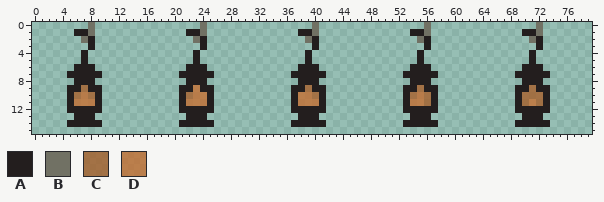
One commit to this sprite sheet: resource/sheet/lantern.png. Above is the file before it was changed.
The file is 80x16 pixels.
Palette (. is transparent): A #231e1e  B #717164  C #a65f2bcc  D #c46f32cc
Pixels before, first column x 5:
 0 ...B...............B...............B...............B...............B.
 1 .AAB.............AAB.............AAB.............AAB.............AAB.
 2 ..BA..............BA..............BA..............BA..............BA.
 3 ...A...............A...............A...............A...............A.
 4 ..A...............A...............A...............A...............A..
 5 ..A...............A...............A...............A...............A..
 6 .AAA.............AAA.............AAA.............AAA.............AAA.
 7 AAAAA...........AAAAA...........AAAAA...........AAAAA...........AAAAA
 8 .AAA.............AAA.............AAA.............AAA.............AAA.
 9 AACAA...........AADAA...........AACAA...........AACAA...........AACAA
10 ACDCA...........ACDDA...........ADDCA...........ACDCA...........ACCCA
11 ADDDA...........ADDDA...........ADDDA...........ADDCA...........ACDCA
12 AAAAA...........AAAAA...........AAAAA...........AAAAA...........AAAAA
13 .AAA.............AAA.............AAA.............AAA.............AAA.
14 AAAAA...........AAAAA...........AAAAA...........AAAAA...........AAAAA
Once edited:
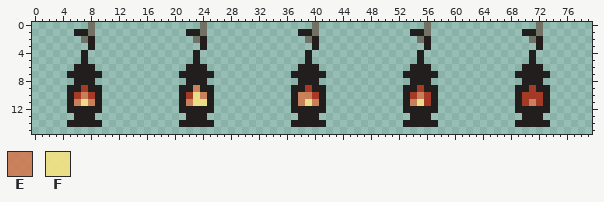
Colours new in this view: E #ce7b52e6  F #f3e281e6
Difference:
{"colour":"C","old":"#a65f2bcc","new":"#a72d18e6"}
{"y":9,"x":23,"old":"D","new":"E"}
{"y":10,"x":7,"old":"D","new":"E"}
{"y":10,"x":23,"old":"DD","new":"FE"}
{"y":10,"x":38,"old":"DD","new":"EE"}
{"y":10,"x":55,"old":"D","new":"E"}
{"y":11,"x":6,"old":"DDD","new":"EFE"}
{"y":11,"x":22,"old":"DDD","new":"EFF"}
{"y":11,"x":38,"old":"DDD","new":"EFE"}
{"y":11,"x":54,"old":"DD","new":"EF"}
{"y":11,"x":71,"old":"D","new":"E"}
{"label":"changed","picture_box":[74,85,95,106]}
{"label":"changed","picture_box":[186,85,207,106]}
{"label":"changed","picture_box":[298,85,319,106]}
{"label":"changed","picture_box":[410,85,431,106]}
{"label":"changed","picture_box":[522,85,543,106]}
